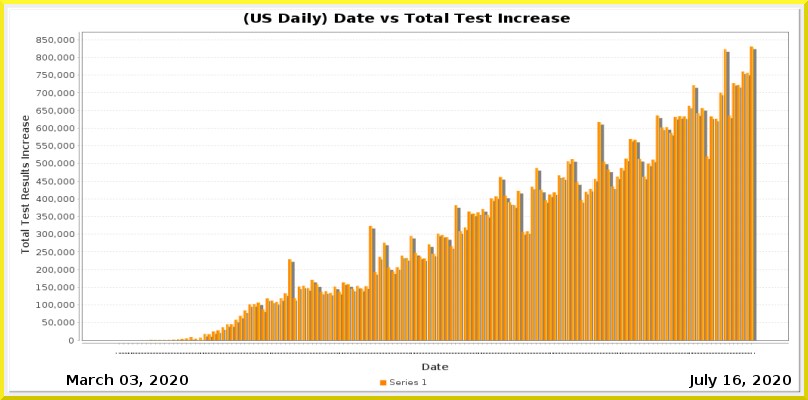
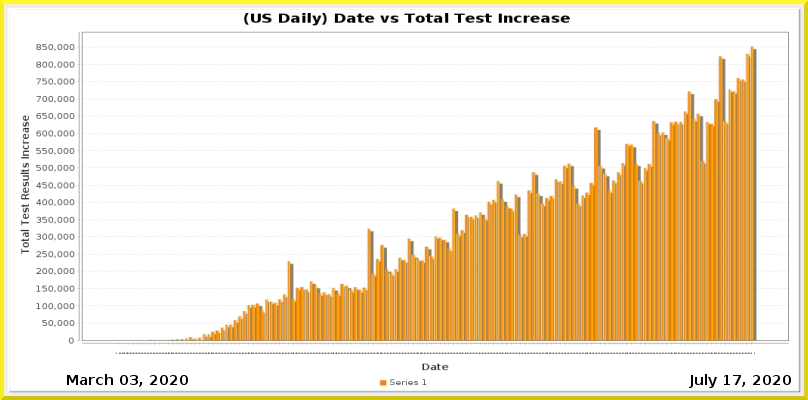
Layer changes from the first 808×400 image to the second:
painted on "Current Date" over [733, 375, 741, 385]
painted on "Date_vs_TestIncrease.png" over [36, 37, 789, 354]
